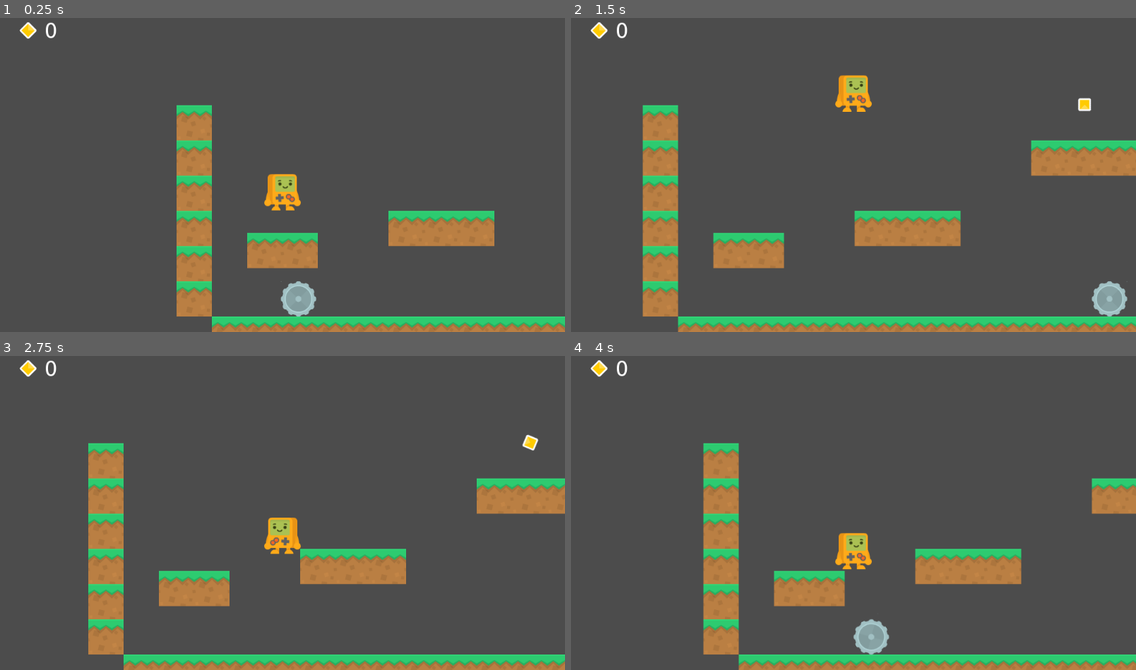
Above: before the commit, frames 1-4 (two rows, left to right).
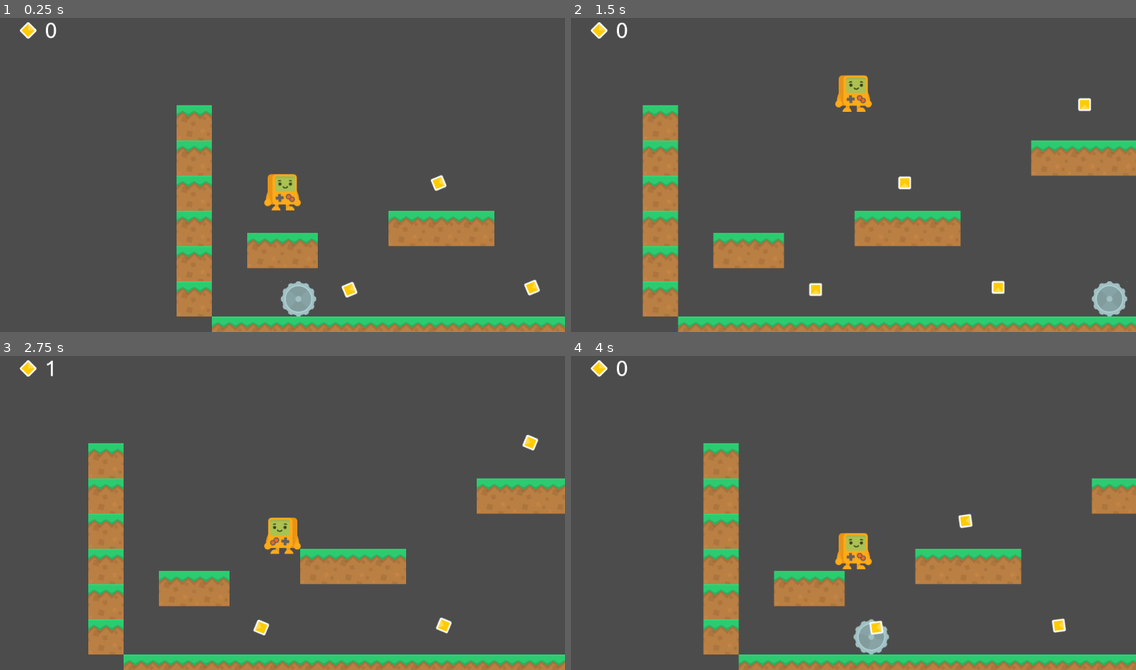
Above: after the commit, the same moments.

Repository: gamedev-journey/Godot_Platformer_Zenva
Game: Godot game, scene res://MainScene.tscn
Two runs of this game, one before a commit and one after it. Both use one fixed random seed, a clock stepped at 60 frames per second and the inputs below.
Inputs:
- Up to frame 1 (0.25 s): no input
- Up to frame 2 (1.5 s): hold Right (move_right) from 0.53 s (still down); tap Up (jump) at 0.77 s
- Up to frame 3 (2.75 s): tap Up (jump) at 1.52 s; release Right (move_right) at 2.03 s; hold Left (move_left) from 2.03 s (still down)
- Up to frame 4 (4 s): release Left (move_left) at 2.78 s; hold Right (move_right) from 2.78 s (still down); tap Up (jump) at 3.02, 3.77 s

The runs differ from the first frame. In frame 1, 0.3% of the frame differs, in the area x 60-96%, y 49-90%; in frame 2, 0.3%; in frame 3, 0.3%; in frame 4, 0.3%.

Commit message:
finished
completed lectures

Diff:
--- a/MainScene.tscn
+++ b/MainScene.tscn
@@ -148,10 +148,27 @@
 [node name="AudioPlayer" type="AudioStreamPlayer2D" parent="Camera2D"]
 script = ExtResource( 7 )
 
-[node name="Coin" parent="." instance=ExtResource( 5 )]
-position = Vector2( 673, 191 )
-
 [node name="CanvasLayer" type="CanvasLayer" parent="."]
 
 [node name="UI" parent="CanvasLayer" instance=ExtResource( 6 )]
+
+[node name="Coins" type="Node" parent="."]
+
+[node name="Coin1" parent="Coins" instance=ExtResource( 5 )]
+position = Vector2( 673, 191 )
+
+[node name="Coin2" parent="Coins" instance=ExtResource( 5 )]
+position = Vector2( 347.052, 333.158 )
+
+[node name="Coin3" parent="Coins" instance=ExtResource( 5 )]
+position = Vector2( 895.011, 384.852 )
+
+[node name="Coin4" parent="Coins" instance=ExtResource( 5 )]
+position = Vector2( 185.508, 527.011 )
+
+[node name="Coin5" parent="Coins" instance=ExtResource( 5 )]
+position = Vector2( 516.351, 523.134 )
+
+[node name="Coin6" parent="Coins" instance=ExtResource( 5 )]
+position = Vector2( 1020.37, 521.842 )
 [connection signal="body_entered" from="Enemy" to="Enemy" method="_on_Enemy_body_entered"]
